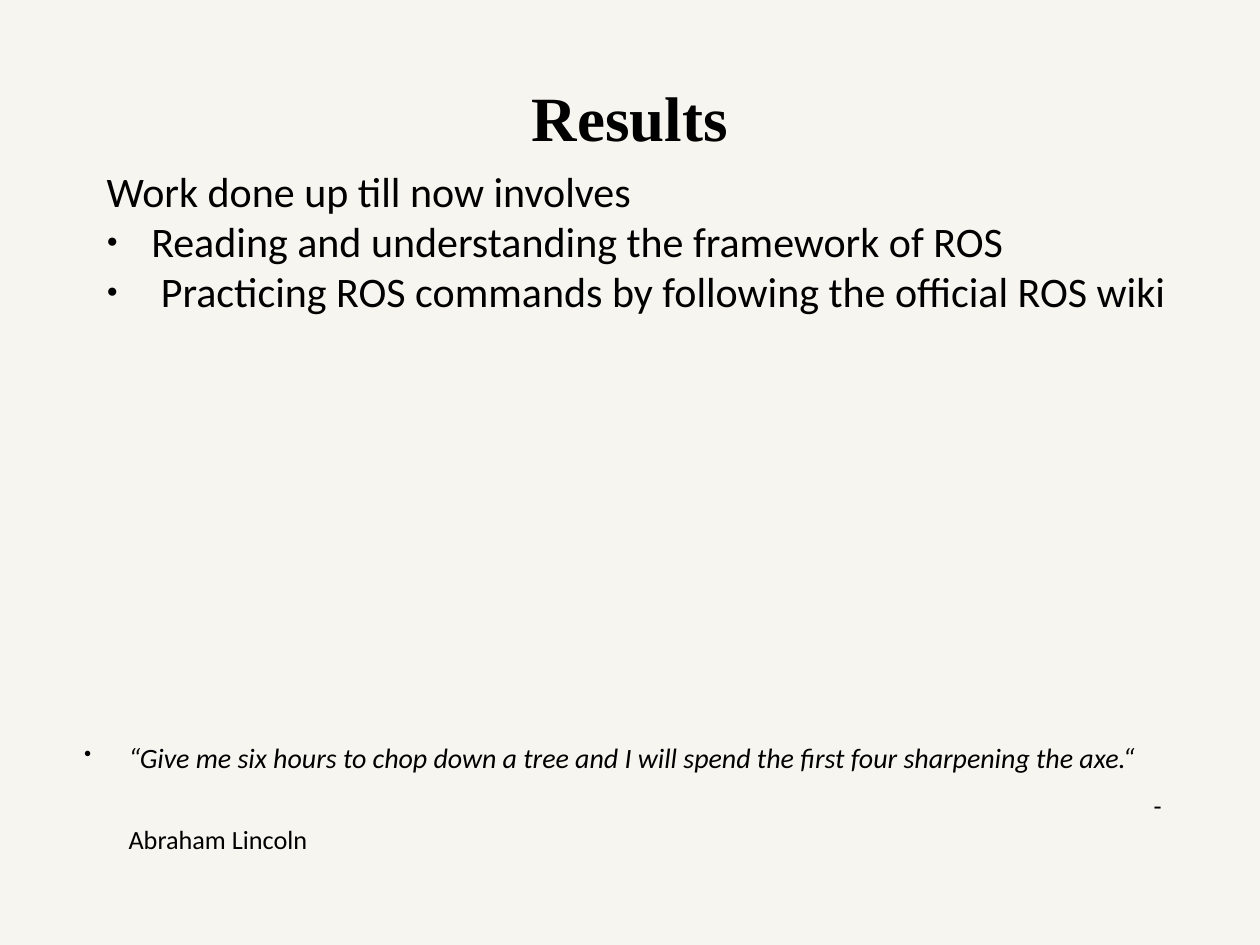
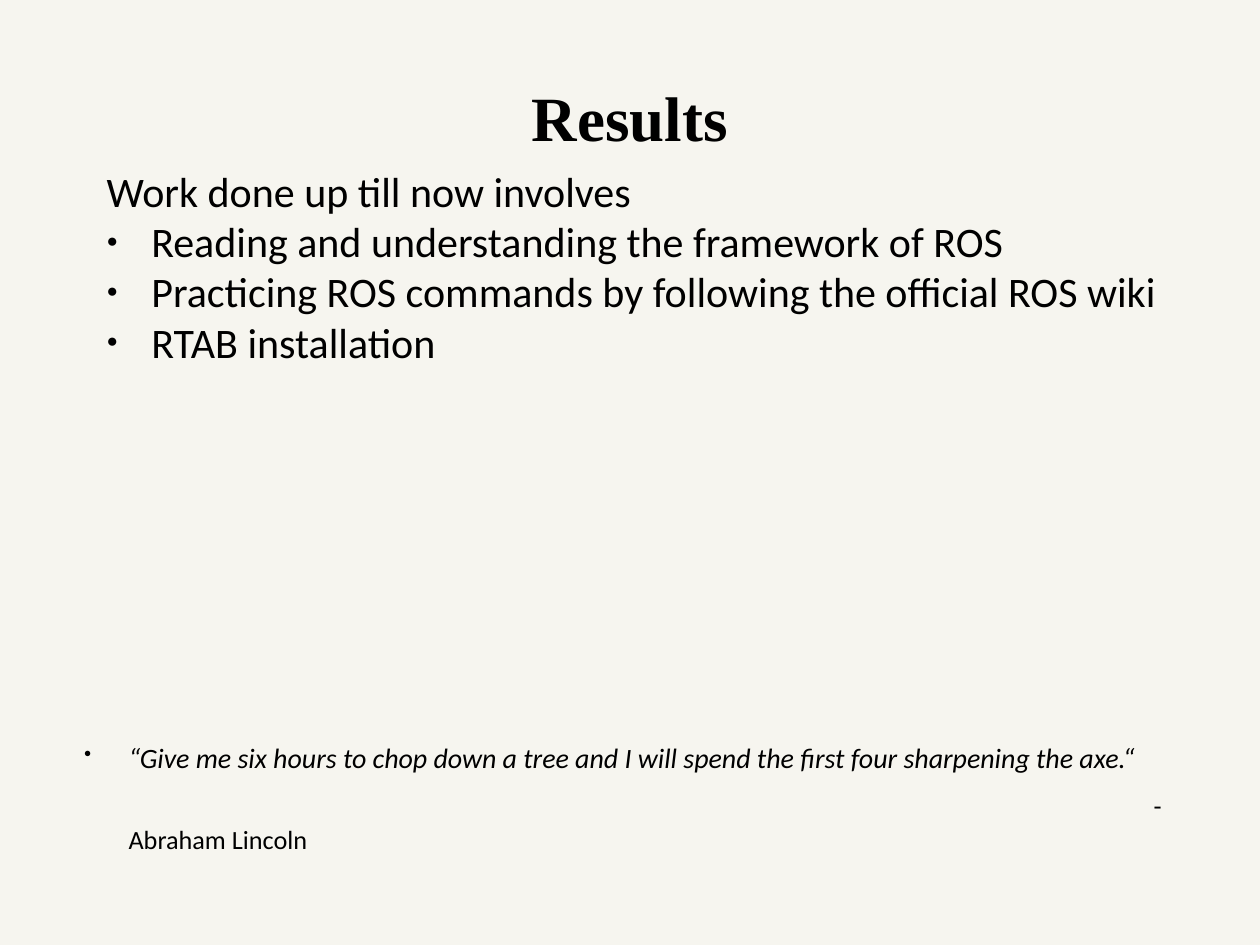
Before and after one commit to ETRX-Batch-2019/Robot-Development-using-ROS, a slide deck: slide 9 of Presentation/4-Aug/Robot-dev-using-ROS.pptx. Drawn at 1260x945 pixels with LibreOffice and Linux fonts; fonts in the diff are those of the drawing. Boxes give left, top, right and bottom in pixels: in the first picture for what was removed or moved away, otherwise in the second. Text is boxed around its words. In the diff, an @@ line names an element or a change of style, - is before the commit and + after.

```diff
--- a/Presentation/4-Aug/Robot-dev-using-ROS.pptx
+++ b/Presentation/4-Aug/Robot-dev-using-ROS.pptx
@@ text at (x1=151, y1=328, x2=436, y2=359): paragraph added @@
+● RTAB installation
```
Also in this commit, not shown: 7 slides added.
